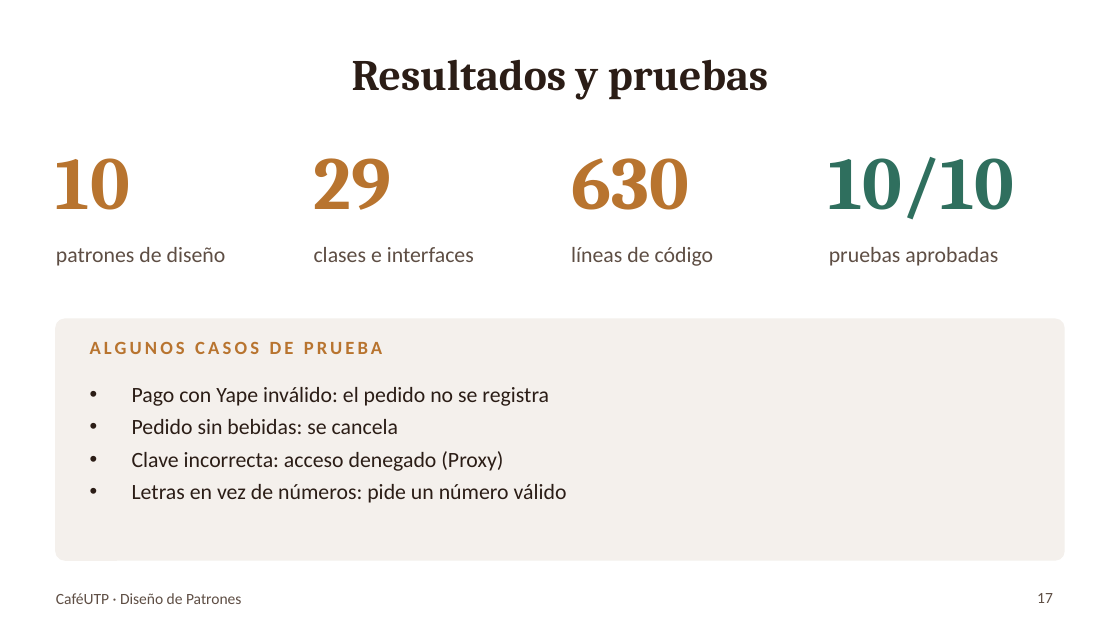
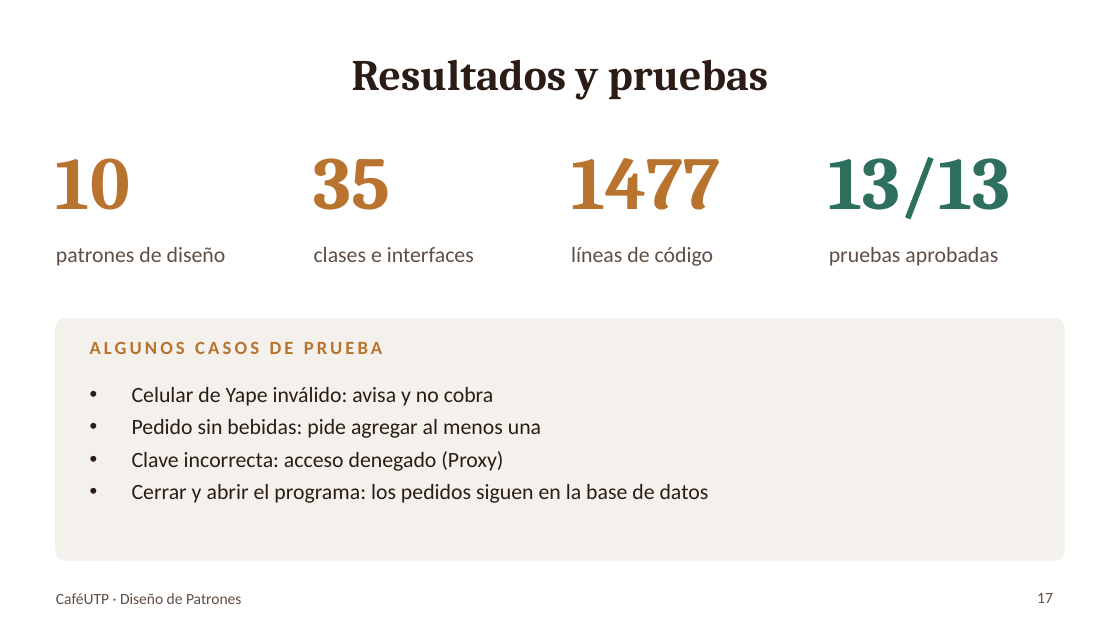
Before and after one commit to gian1475/Patrones_final, a slide deck: slide 17 of entregables/Presentacion_CafeUTP.pptx. Drawn at 1120x630 pixels with LibreOffice and Linux fonts; fonts in the diff are those of the drawing. Boxes give left, top, right and bottom in pixels: in the first picture for what was removed or moved away, otherwise in the second. Text is boxed around its words. In the diff, an @@ line names an element or a change of style, - is before the commit and + after.

```diff
--- a/entregables/Presentacion_CafeUTP.pptx
+++ b/entregables/Presentacion_CafeUTP.pptx
@@ text at box(314, 158, 391, 210): text changed @@
-29
+35
@@ text at box(571, 158, 720, 210): text changed @@
-630
+1477
@@ text at box(829, 157, 1011, 220): text changed @@
-10/10
+13/13
@@ text at box(132, 387, 541, 438): text changed @@
-• Pago con Yape inválido: el pedido no se registra
-• Pedido sin bebidas: se cancela
+• Celular de Yape inválido: avisa y no cobra
+• Pedido sin bebidas: pide agregar al menos una
@@ text at box(132, 484, 709, 503): text changed @@
-• Letras en vez de números: pide un número válido
+• Cerrar y abrir el programa: los pedidos siguen en la base de datos
```
Also in this commit, not shown: 13 other slides changed, 18 other files.
